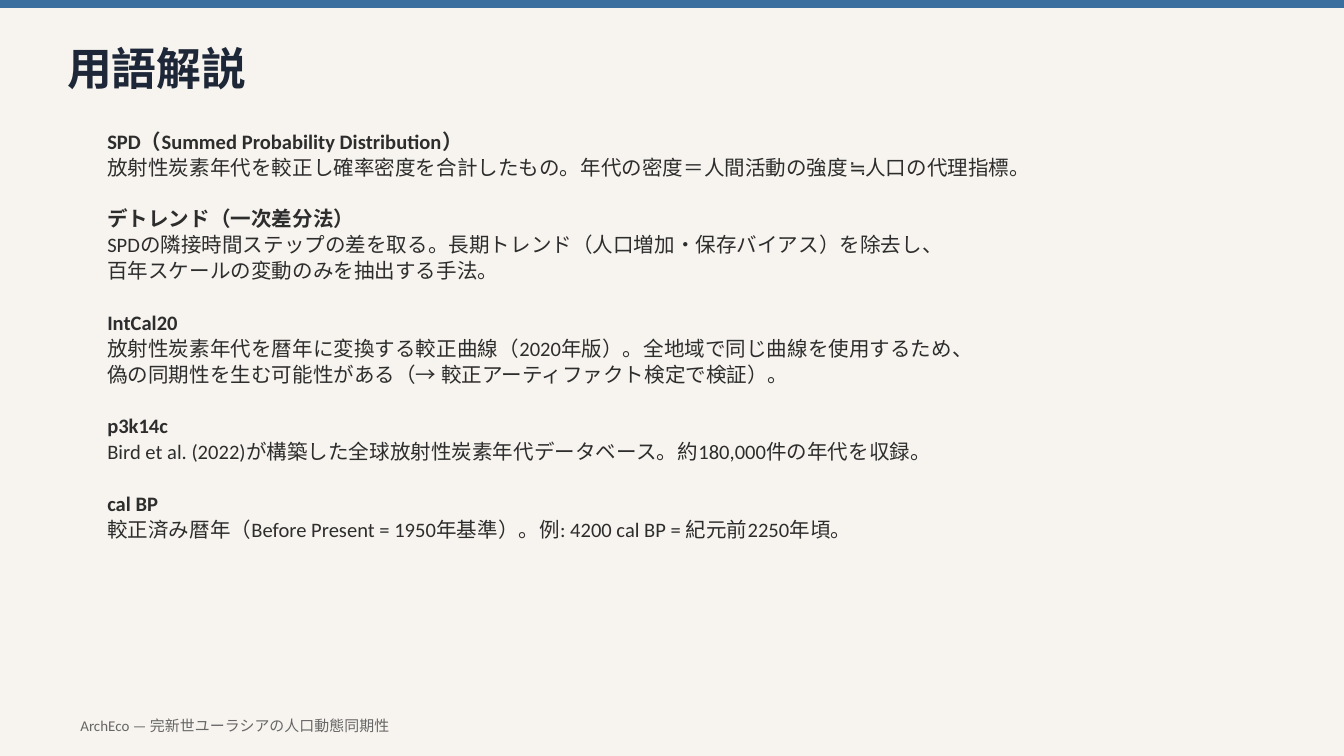
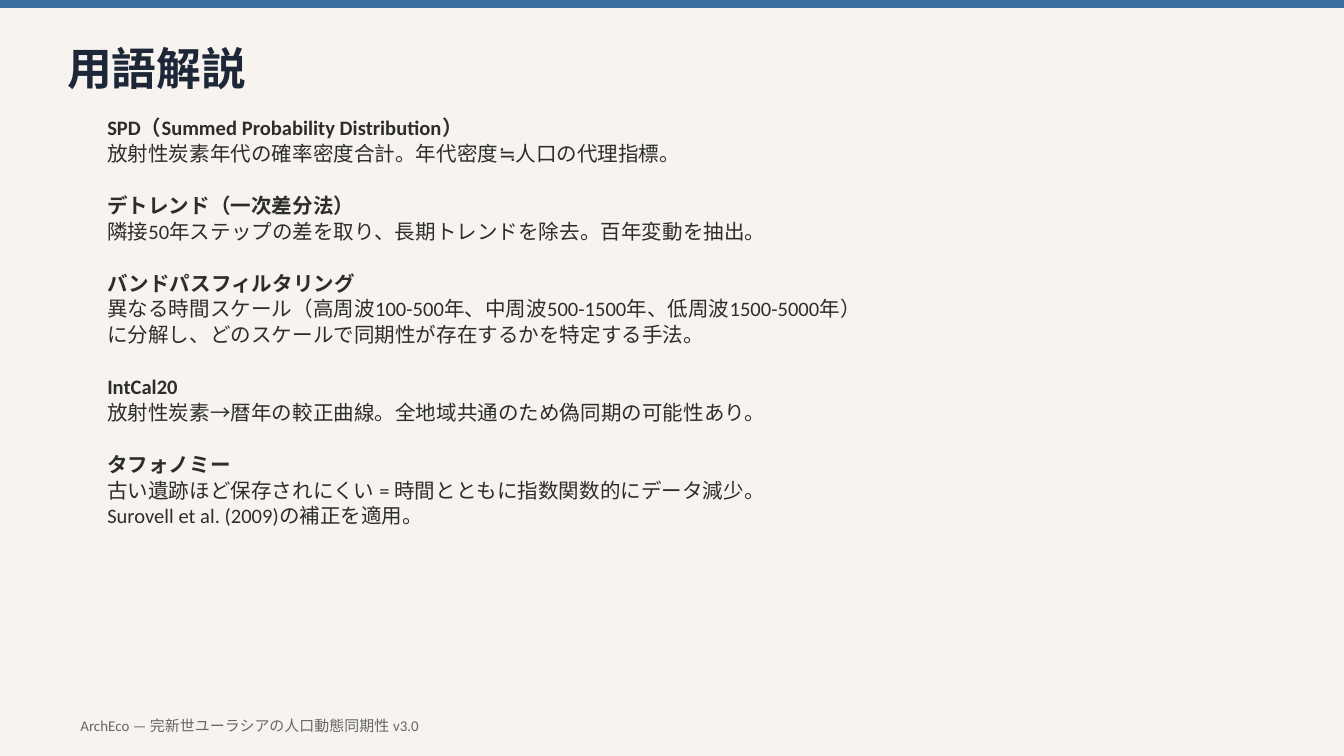
Before and after one commit to hiroshi75/paper, a slide deck: slide 3 of demographic-synchrony-eurasia/demographic_synchrony_eurasia_ja.pptx. Drawn at 1344x756 pixels with LibreOffice and Linux fonts; fonts in the diff are those of the drawing. Boxes give left, top, right and bottom in pixels: in the first picture for what was removed or moved away, otherwise in the second. Text is boxed around its words. In the diff, an @@ line names an element or a change of style, - is before the commit and + after.

```diff
--- a/demographic-synchrony-eurasia/demographic_synchrony_eurasia_ja.pptx
+++ b/demographic-synchrony-eurasia/demographic_synchrony_eurasia_ja.pptx
@@ text "SPD（Summed Probability Distribution）": place and size @@
-text "SPD（Summed Probability Distribution）" at <box>107,132,1030,539</box>
+text "SPD（Summed Probability Distribution）" at <box>107,118,860,526</box>
@@ text at <box>107,143,680,163</box>: text changed @@
-放射性炭素年代を較正し確率密度を合計したもの。年代の密度＝人間活動の強度≒人口の代理指標。
+放射性炭素年代の確率密度合計。年代密度≒人口の代理指標。
@@ text at <box>107,221,860,344</box>: text changed @@
-SPDの隣接時間ステップの差を取る。長期トレンド（人口増加・保存バイアス）を除去し、
-百年スケールの変動のみを抽出する手法。
+隣接50年ステップの差を取り、長期トレンドを除去。百年変動を抽出。
+バンドパスフィルタリング
+異なる時間スケール（高周波100-500年、中周波500-1500年、低周波1500-5000年）
+に分解し、どのスケールで同期性が存在するかを特定する手法。
@@ text at <box>107,402,765,526</box>: text changed @@
-放射性炭素年代を暦年に変換する較正曲線（2020年版）。全地域で同じ曲線を使用するため、
-偽の同期性を生む可能性がある（→ 較正アーティファクト検定で検証）。
-p3k14c
-Bird et al. (2022)が構築した全球放射性炭素年代データベース。約180,000件の年代を収録。
-cal BP
-較正済み暦年（Before Present = 1950年基準）。例: 4200 cal BP = 紀元前2250年頃。
+放射性炭素→暦年の較正曲線。全地域共通のため偽同期の可能性あり。
+タフォノミー
+古い遺跡ほど保存されにくい = 時間とともに指数関数的にデータ減少。
+Surovell et al. (2009)の補正を適用。
@@ text at <box>80,718,419,732</box>: text changed @@
-ArchEco — 完新世ユーラシアの人口動態同期性
+ArchEco — 完新世ユーラシアの人口動態同期性 v3.0
```
Also in this commit, not shown: 8 other slides changed, 2 slides added, 3 slides removed.
